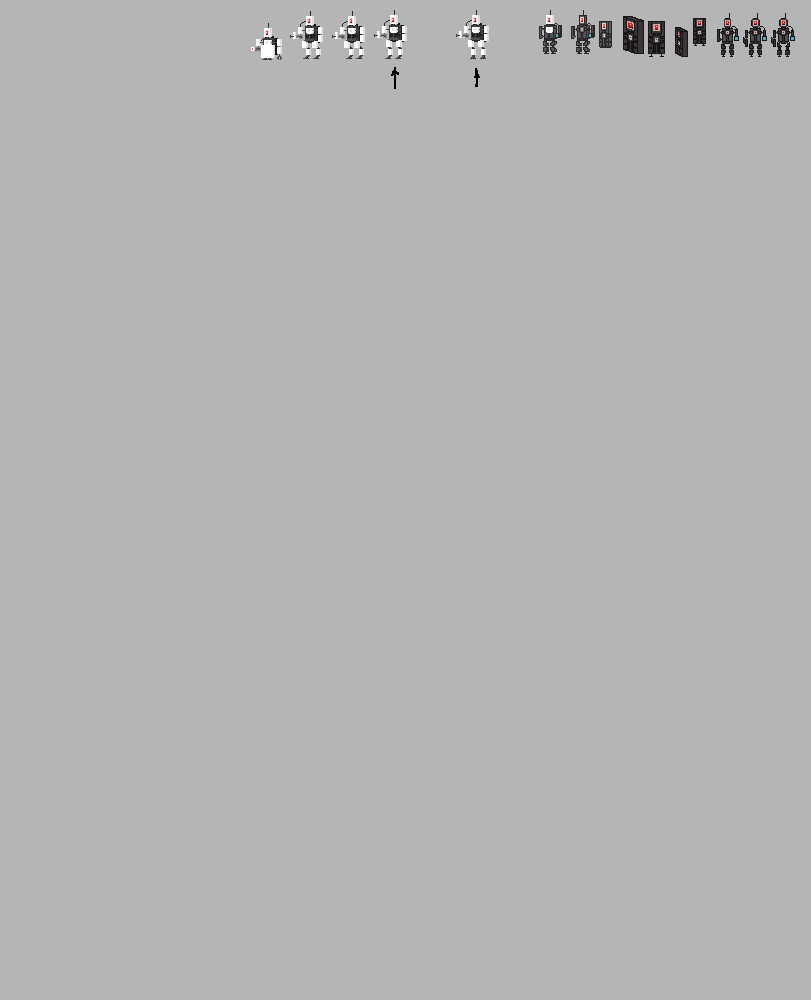
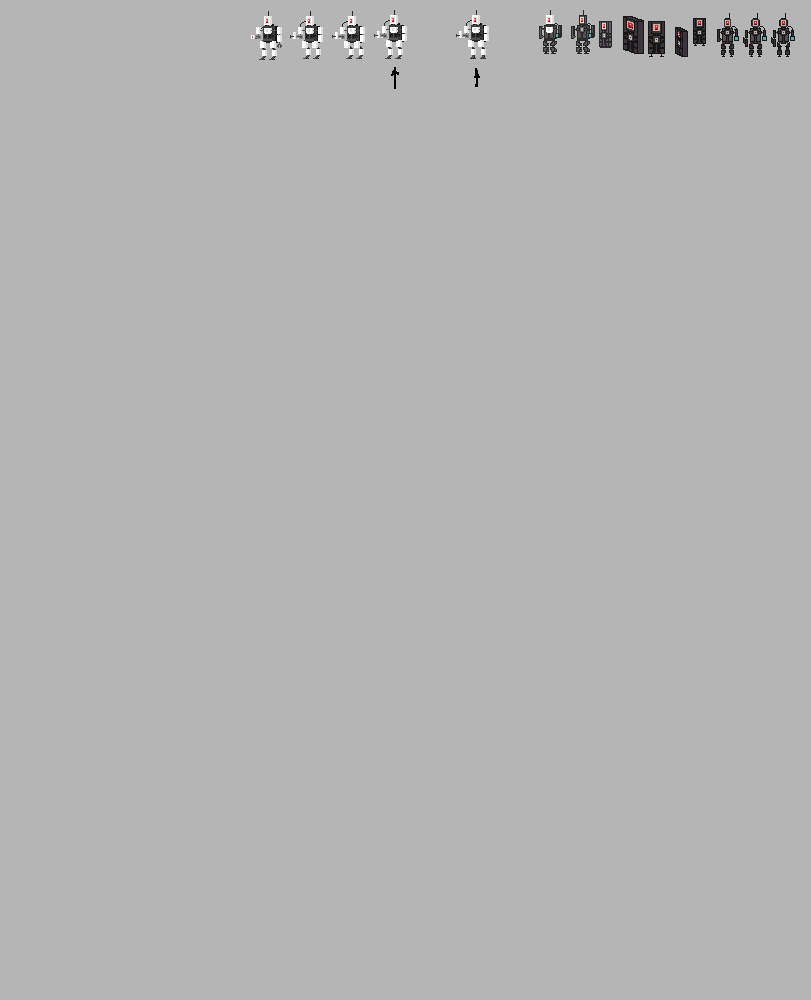
Layers edited between the first and the second 811px x 1000px image:
hid "Minimizing 6 copy", painted on it over <box>251,23,282,60</box>
showed "Standing" over <box>251,11,282,60</box>
